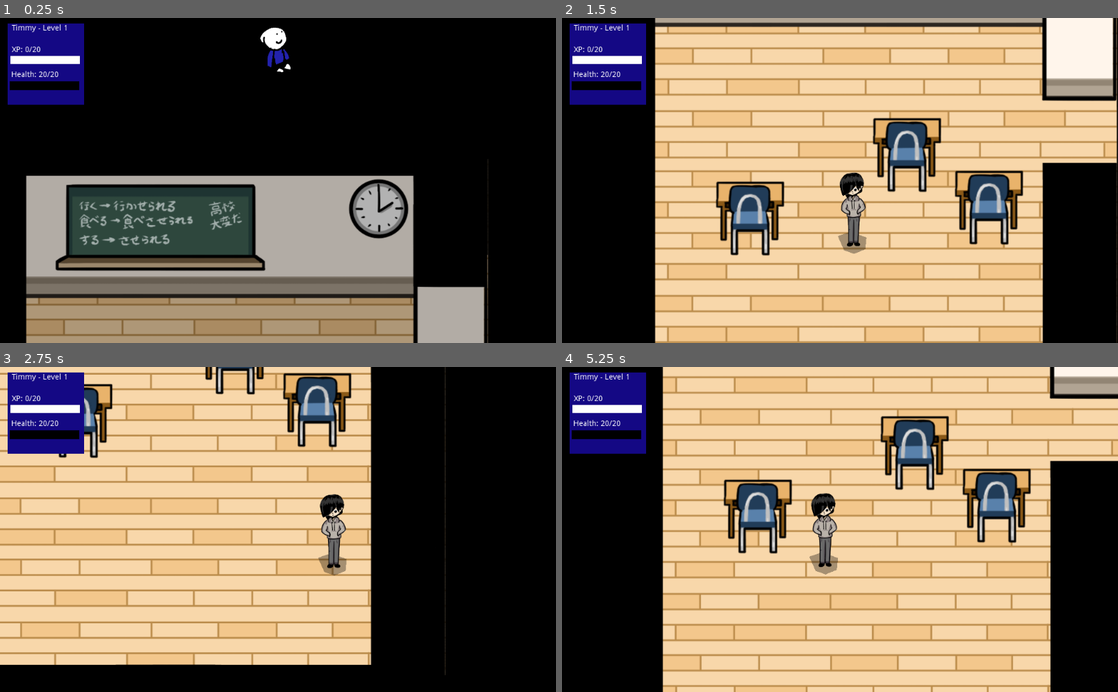
Above: before the commit, frames 1-4 (two rows, left to right).
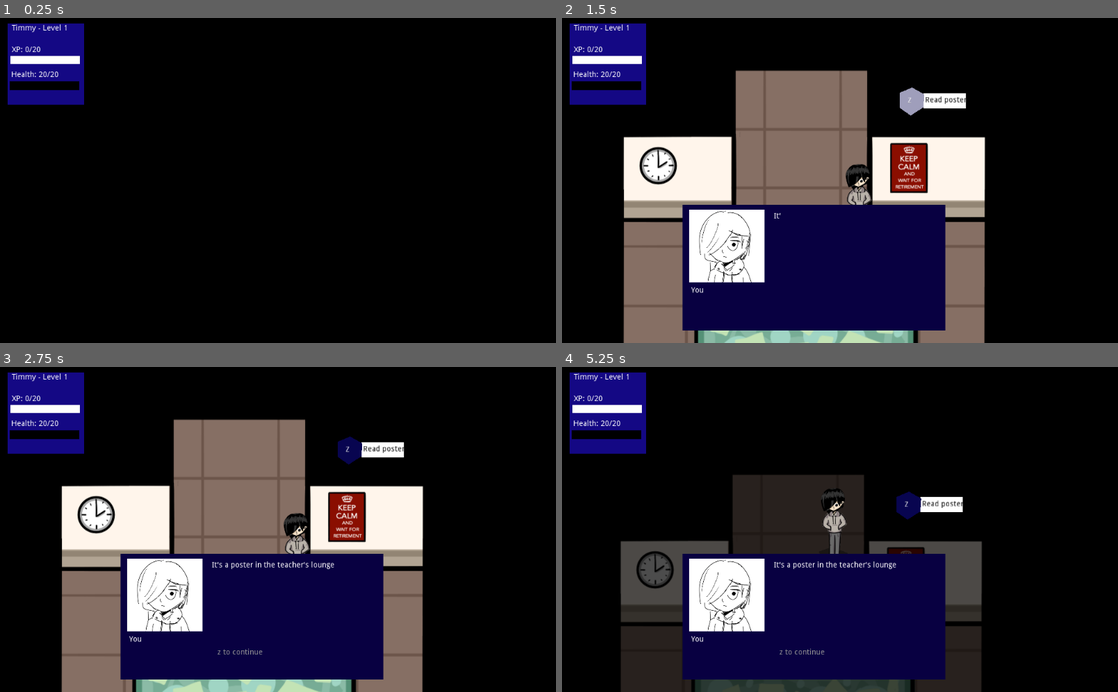
Above: after the commit, the same moments.

Repository: johnfn/ld49
Game: Godot game, scene res://Main.tscn
The game is run twice, just before and just after one commit, with the same random seed, the same clock (stepped at 60 frames per second) and the same inputs.
Inputs (mouse positions are in pixels of both pictures, inside the frame that each line leads up to):
- Up to frame 1 (0.25 s): no input
- Up to frame 2 (1.5 s): move the mouse to (962, 164) at 0.52 s; hold Right (ui_right) 0.53-1.28 s; tap Z (action) at 0.6, 1.35 s; move the mouse to (728, 196) at 1.27 s; hold Down (ui_down) from 1.28 s (still down)
- Up to frame 3 (2.75 s): move the mouse to (333, 458) at 2.02 s; release Down (ui_down) at 2.03 s; hold Right (ui_right) from 2.03 s (still down); tap X (angry) at 2.1 s; tap Z (action) at 2.3 s
- Up to frame 4 (5.25 s): move the mouse to (812, 594) at 2.77 s; release Right (ui_right) at 2.78 s; hold Up (ui_up) 2.78-3.53 s; tap Z (action) at 2.85, 3.6 s; move the mouse to (1006, 578) at 3.52 s; hold Left (ui_left) 3.53-4.25 s; tap I (inventory) at 4.15 s; click (667, 581) at 4.25 s, where only the run before the commit has a clickable "Done"; move the mouse to (673, 480) at 5.02 s; hold Left (ui_left) from 5.03 s (still down); tap X (angry) at 5.1 s

The runs differ from the first frame. In frame 1, 37% of the frame differs, in the area x 4-88%, y 2-100%; in frame 2, 79%, in the area x 11-100%, y 0-100%; in frame 3, 68%; in frame 4, 75%.

Commit message:
Add teacher's lounge

Diff:
--- a/Enemies.gd
+++ b/Enemies.gd
@@ -125,6 +125,43 @@
       "is_inanimate": true,
       "battle_tscn": load("res://BattleEnemy.tscn"),
       "dialog": funcref(self, "tombstone_inspect"),
+      "can_ever_fight": false
+    },
+
+
+    G.ENEMIES.TeacherPoster: {
+      "name": "Teacher's poster",
+      "interaction": "Read poster",
+      "drop": G.InventoryItem.None,
+      "health": 25,
+      "xp": 30,
+      "is_inanimate": true,
+      "battle_tscn": load("res://BattleEnemy.tscn"),
+      "dialog": funcref(self, "teacher_poster_inspect"),
+      "can_ever_fight": false
+    },
+
+    G.ENEMIES.TeacherClock: {
+      "name": "Clock",
+      "interaction": "Inspect clock",
+      "drop": G.InventoryItem.None,
+      "health": 25,
+      "xp": 30,
+      "is_inanimate": true,
+      "battle_tscn": load("res://BattleEnemy.tscn"),
+      "dialog": funcref(self, "teacher_clock_inspect"),
+      "can_ever_fight": false
+    },
+
+    G.ENEMIES.TeacherRug: {
+      "name": "Rug",
+      "interaction": "Inspect rug",
+      "drop": G.InventoryItem.None,
+      "health": 25,
+      "xp": 30,
+      "is_inanimate": true,
+      "battle_tscn": load("res://BattleEnemy.tscn"),
+      "dialog": funcref(self, "teacher_rug_inspect"),
       "can_ever_fight": false
     },
   }
@@ -197,3 +234,21 @@
     { "speaker": "You", "dialog": "You look inside...", },
     { "speaker": "You", "dialog": "There's nothing here." },
   ])
+
+func teacher_poster_inspect():
+  G.dialog().start([
+    { "speaker": "You", "dialog": "It's a poster in the teacher's lounge", },
+  ])
+
+func teacher_clock_inspect():
+  G.dialog().start([
+    { "speaker": "You", "dialog": "Ah, it's not just any clock", },
+    { "speaker": "You", "dialog": "It's the clock in the *teacher's lounge*", },
+    { "speaker": "You", "dialog": "Wait, it's exactly the same as all the other ones...", },
+ ])
+
+func teacher_rug_inspect():
+  G.dialog().start([
+    { "speaker": "You", "dialog": "It's the rug in the teacher's lounge", },
+    { "speaker": "You", "dialog": "This rug is legendary amongst kids in Coolvile High", },
+  ])
--- a/Globals.gd
+++ b/Globals.gd
@@ -76,6 +76,9 @@
   Chalkboard,
   Chalkboard2,
   Tombstone,
+  TeacherPoster,
+  TeacherClock,
+  TeacherRug,
 }
 
 var health = 20
--- a/Main.tscn
+++ b/Main.tscn
@@ -8,6 +8,7 @@
 [ext_resource path="res://FirstClassroom.tscn" type="PackedScene" id=6]
 [ext_resource path="res://CinematicTrigger.tscn" type="PackedScene" id=7]
 [ext_resource path="res://Cinematics.tscn" type="PackedScene" id=8]
+[ext_resource path="res://TeachersLounge.tscn" type="PackedScene" id=9]
 [ext_resource path="res://Battle.tscn" type="PackedScene" id=10]
 [ext_resource path="res://OtherClassroom.tscn" type="PackedScene" id=11]
 [ext_resource path="res://BigHallway.tscn" type="PackedScene" id=12]
@@ -17,7 +18,7 @@
 [node name="GameObjects" type="YSort" parent="."]
 
 [node name="Hallway" parent="GameObjects" instance=ExtResource( 2 )]
-position = Vector2( 1780, 2020 )
+position = Vector2( 3700, 2360 )
 
 [node name="BigHallway" parent="GameObjects" instance=ExtResource( 12 )]
 position = Vector2( 20, 0 )
@@ -46,10 +47,13 @@
 position = Vector2( 780, 873.609 )
 
 [node name="OtherClassroom" parent="GameObjects" instance=ExtResource( 11 )]
-position = Vector2( -980, 1020 )
+position = Vector2( -1240, 1400 )
 
 [node name="Player" parent="GameObjects" instance=ExtResource( 1 )]
-position = Vector2( -560, 1600 )
+position = Vector2( 2180, 2200 )
+
+[node name="OtherClassroom2" parent="GameObjects" instance=ExtResource( 9 )]
+position = Vector2( 1920, 1980 )
 
 [node name="MainCamera" type="Camera2D" parent="."]
 current = true
--- /dev/null
+++ b/TeachersLounge.tscn
@@ -0,0 +1,79 @@
+[gd_scene load_steps=9 format=2]
+
+[ext_resource path="res://art/overworld/teacherslounge.png" type="Texture" id=1]
+[ext_resource path="res://GenericRoom.gd" type="Script" id=2]
+[ext_resource path="res://RoomDimmer.gd" type="Script" id=3]
+[ext_resource path="res://GenericInspectable.tscn" type="PackedScene" id=4]
+
+[sub_resource type="RectangleShape2D" id=1]
+extents = Vector2( 560, 440 )
+
+[sub_resource type="RectangleShape2D" id=2]
+extents = Vector2( 140, 140 )
+
+[sub_resource type="RectangleShape2D" id=3]
+extents = Vector2( 420, 60 )
+
+[sub_resource type="RectangleShape2D" id=4]
+extents = Vector2( 60, 320 )
+
+[node name="OtherClassroom" type="YSort"]
+position = Vector2( -1200, 860 )
+script = ExtResource( 2 )
+
+[node name="RoomDimmer" type="YSort" parent="."]
+script = ExtResource( 3 )
+
+[node name="Graphics" type="YSort" parent="RoomDimmer"]
+modulate = Color( 1, 1, 1, 0.5 )
+
+[node name="teacherslounge" type="Sprite" parent="RoomDimmer/Graphics"]
+position = Vector2( -300, -240 )
+texture = ExtResource( 1 )
+centered = false
+
+[node name="Area2D" type="Area2D" parent="RoomDimmer"]
+visible = false
+
+[node name="CollisionShape2D" type="CollisionShape2D" parent="RoomDimmer/Area2D"]
+position = Vector2( 640, 640 )
+shape = SubResource( 1 )
+
+[node name="Collisions" type="StaticBody2D" parent="."]
+
+[node name="CollisionShape2D" type="CollisionShape2D" parent="Collisions"]
+position = Vector2( 80, 160 )
+shape = SubResource( 2 )
+
+[node name="CollisionShape2D5" type="CollisionShape2D" parent="Collisions"]
+position = Vector2( 620, 160 )
+shape = SubResource( 2 )
+
+[node name="CollisionShape2D3" type="CollisionShape2D" parent="Collisions"]
+position = Vector2( 340, 760 )
+shape = SubResource( 3 )
+
+[node name="CollisionShape2D2" type="CollisionShape2D" parent="Collisions"]
+position = Vector2( -40, 460 )
+shape = SubResource( 4 )
+
+[node name="CollisionShape2D4" type="CollisionShape2D" parent="Collisions"]
+position = Vector2( 760, 400 )
+shape = SubResource( 4 )
+
+[node name="Inspectables" type="Node2D" parent="."]
+
+[node name="GenericInspectable" parent="Inspectables" instance=ExtResource( 4 )]
+position = Vector2( 560, 200 )
+enemy_type = 11
+
+[node name="GenericInspectable2" parent="Inspectables" instance=ExtResource( 4 )]
+position = Vector2( 80, 200 )
+enemy_type = 12
+
+[node name="GenericInspectable3" parent="Inspectables" instance=ExtResource( 4 )]
+position = Vector2( 360, 520 )
+enemy_type = 13
+
+[connection signal="body_entered" from="RoomDimmer/Area2D" to="RoomDimmer" method="_on_Area2D_body_entered"]
+[connection signal="body_exited" from="RoomDimmer/Area2D" to="RoomDimmer" method="_on_Area2D_body_exited"]
Not shown: 1 places in Main.tscn that only renumber resources
Not shown, added: audio/Teach This - Overworld Theme 2.mp3.import
Not shown, added: audio/sfx/select.mp3.import
Not shown, added: audio/sfx/select2.mp3.import
Not shown, added: audio/sfx/select3.mp3.import
